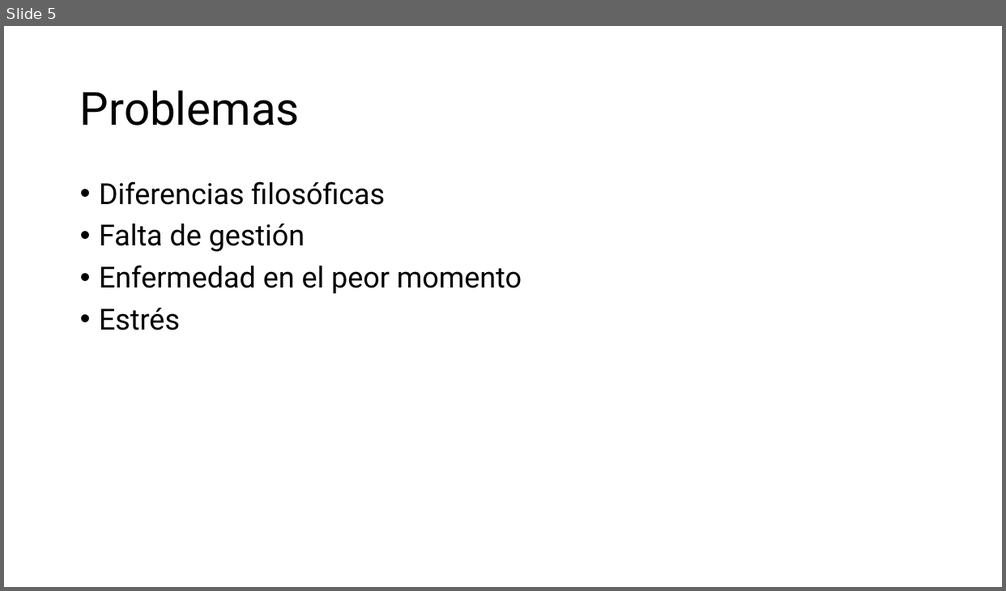
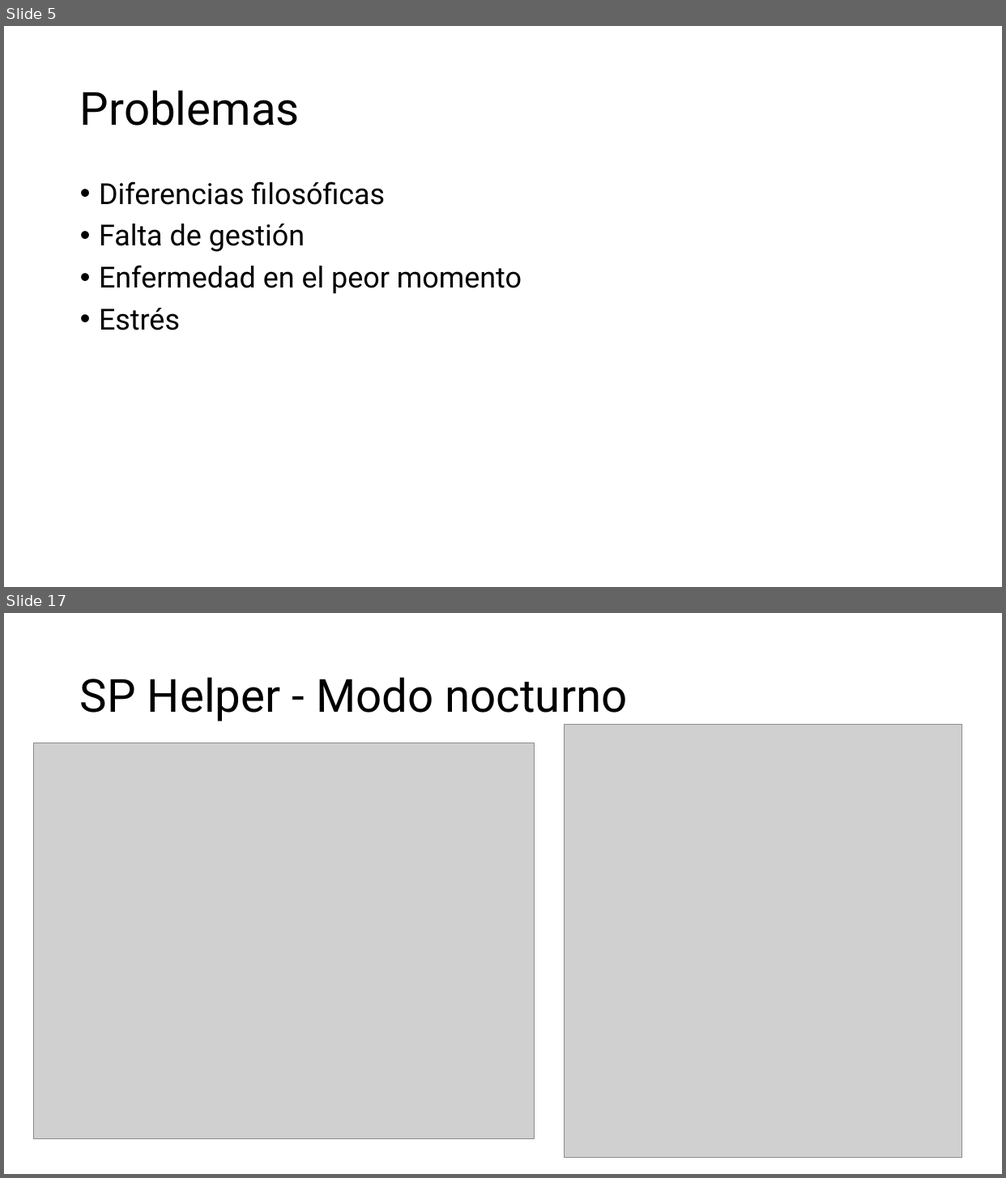
Before and after one commit to aniballpxess/CursoFP2-Apuntes, a slide deck: ASIGNATURAS/PM/PRACTICA/Ficheros-de-entregas/Presentacion-Proyecto-Macarena.pptx. Shown one above the other, each under a label of ours: slide 5 before the commit, slides 5 and 17 after it; the slides between them are not shown. The pictures are 1006x591 and 1006x1178 pixels, drawn with LibreOffice and Linux fonts; fonts in the diff are those of the drawing; grey boxes stand for pictures. Boxes give left, top, right and bottom in pixels: in the first picture for what was removed or moved away, otherwise in the second. Text is boxed around its words. In the diff, an @@ line names an element or a change of style, - is before the commit and + after.

```diff
--- a/ASIGNATURAS/PM/PRACTICA/Ficheros-de-entregas/Presentacion-Proyecto-Macarena.pptx
+++ b/ASIGNATURAS/PM/PRACTICA/Ficheros-de-entregas/Presentacion-Proyecto-Macarena.pptx
@@ slide 17 added at (4, 613, 1002, 1174), background #FFFFFF @@
@@ title added at (80, 677, 628, 722), 44 pt, text #000000 @@
+SP Helper - Modo nocturno
@@ picture added at (565, 725, 962, 1157) @@
@@ picture added at (33, 743, 534, 1139) @@
```
Also in this commit, not shown: 2 slides changed, 13 other slides added, 44 other files.
